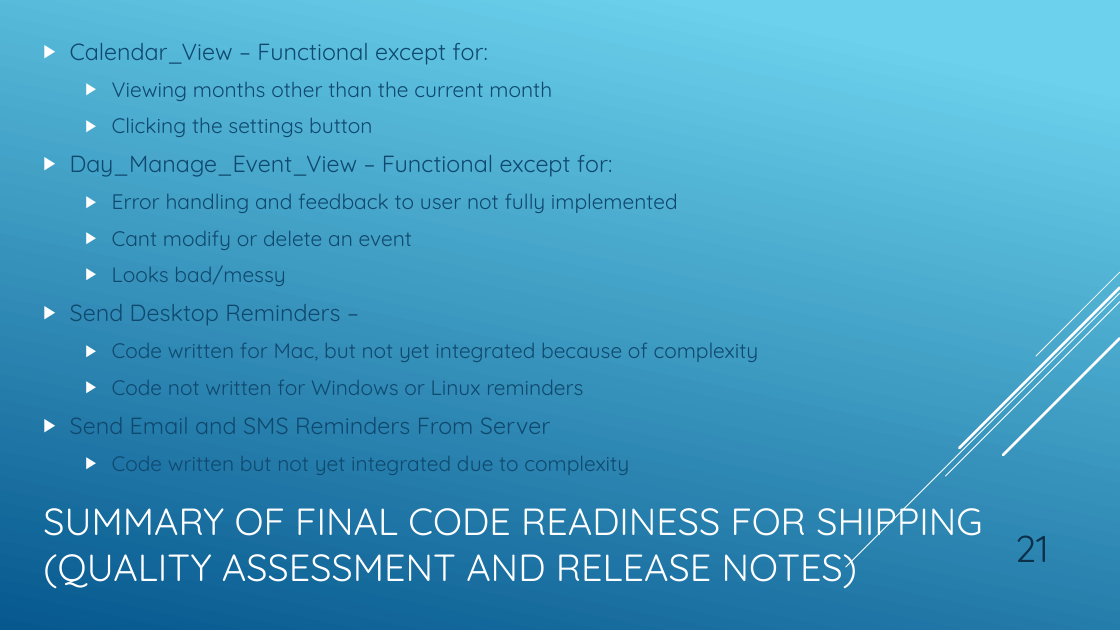
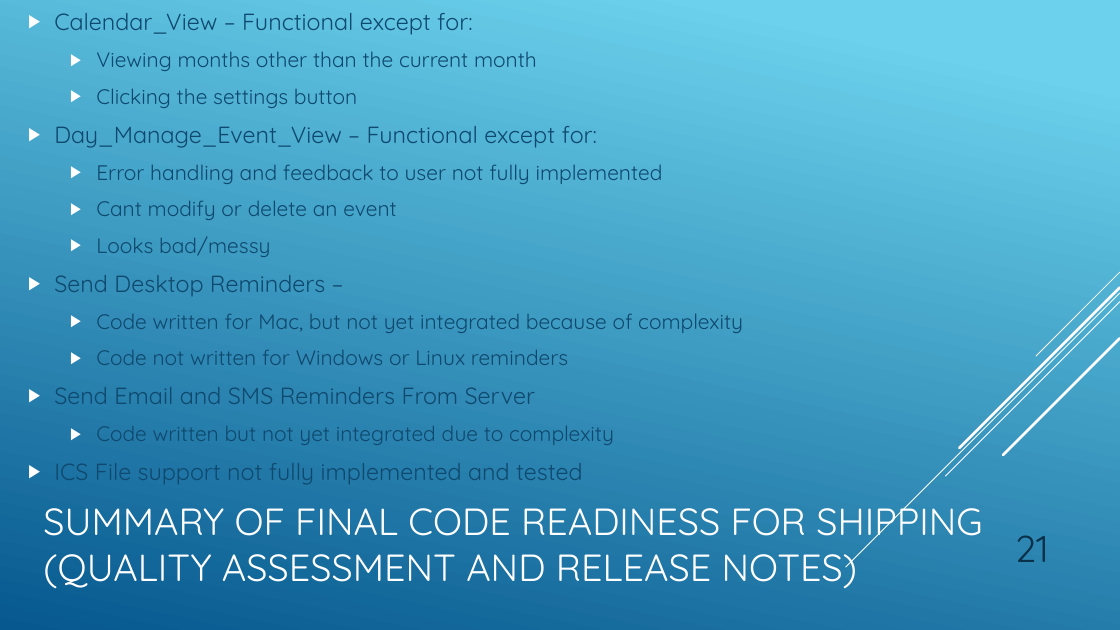
Before and after one commit to AndrewERAU/Calendar, a slide deck: slide 21 of docs/SE420_Sverdrup_Leffler_DiPinto_Velarde.pptx. Drawn at 1120x630 pixels with LibreOffice and Linux fonts; fonts in the diff are those of the drawing. Boxes give left, top, right and bottom in pixels: in the first picture for what was removed or moved away, otherwise in the second. Text is boxed around its words. In the diff, an @@ line names an element or a change of style, - is before the commit and + after.

```diff
--- a/docs/SE420_Sverdrup_Leffler_DiPinto_Velarde.pptx
+++ b/docs/SE420_Sverdrup_Leffler_DiPinto_Velarde.pptx
@@ text "Calendar_View – Functional except for:": place and size @@
-text "Calendar_View – Functional except for:" at <box>70,43,759,475</box>
+text "Calendar_View – Functional except for:" at <box>54,13,743,484</box>
@@ text at <box>54,463,583,484</box>: paragraph added @@
+▶ ICS File support not fully implemented and tested
```
Also in this commit, not shown: 5 other slides changed, 1 other file.
